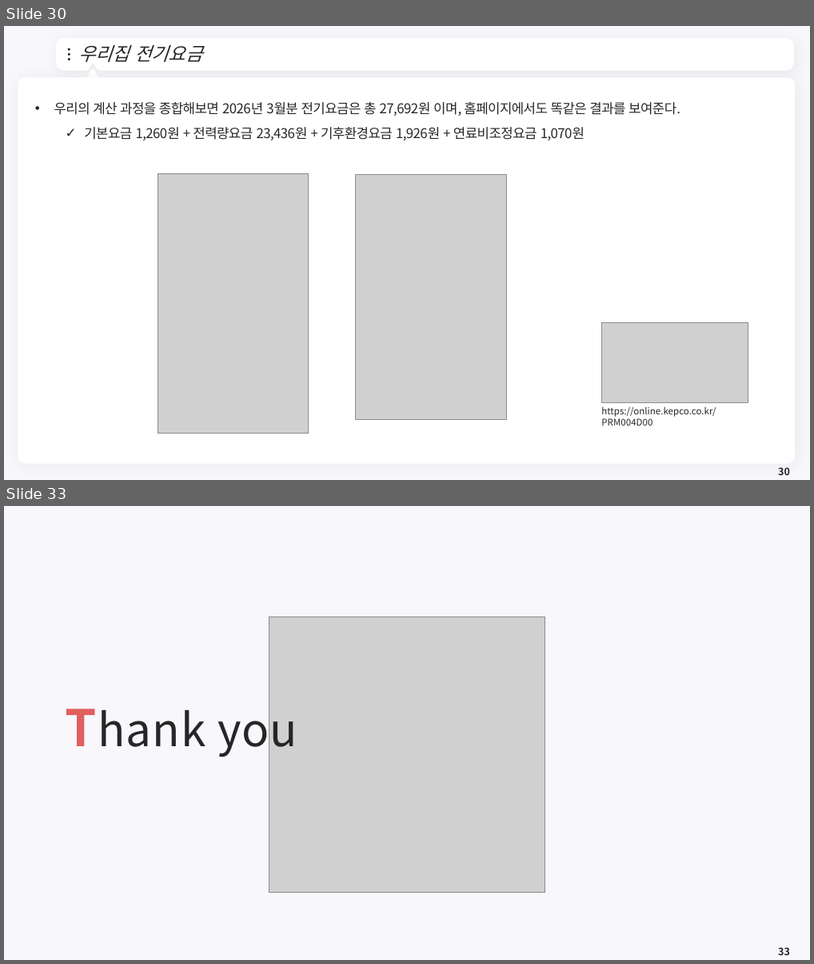
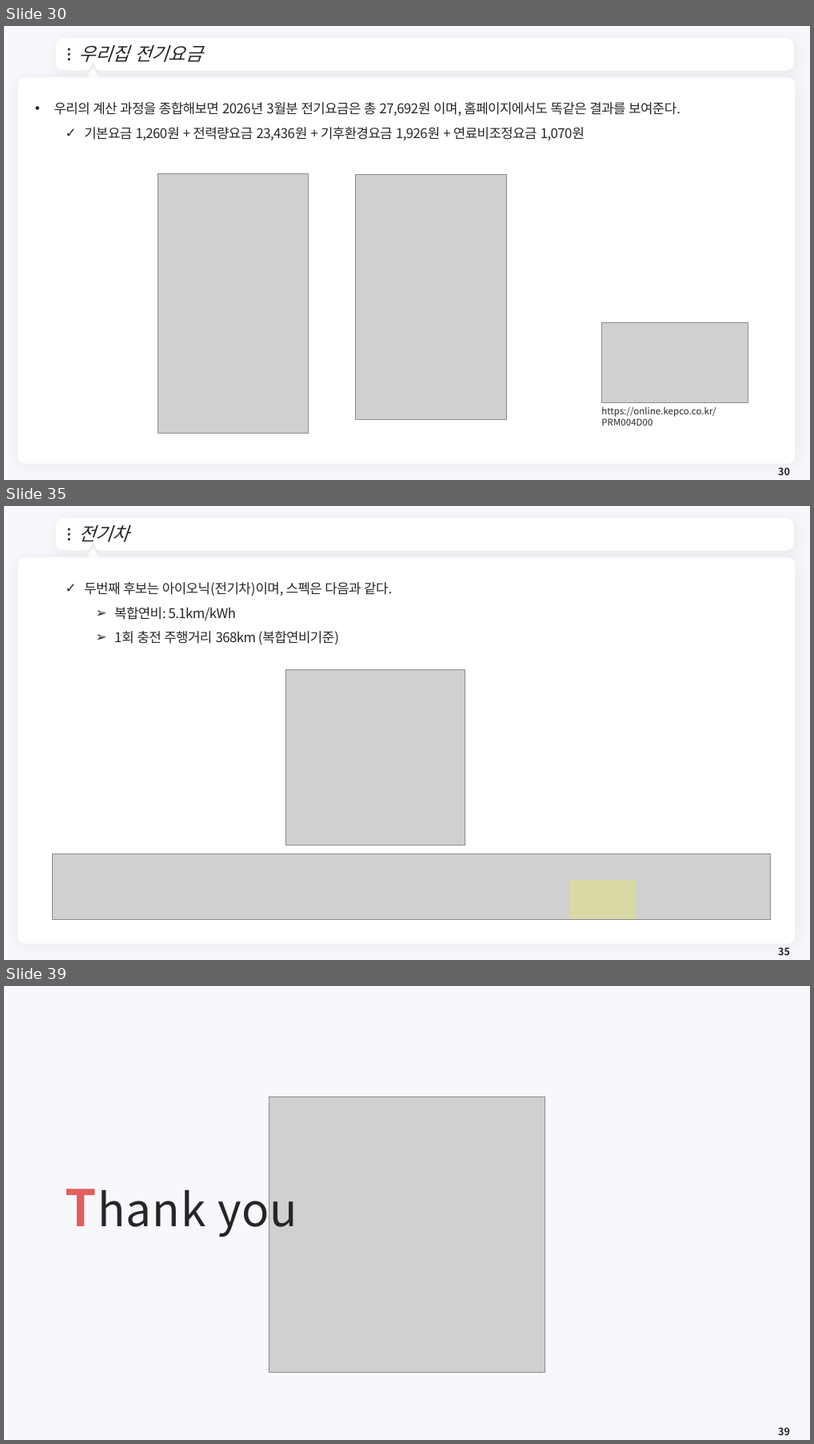
Before and after one commit to meandthey/Teaching, a slide deck: 에너지경제학/자원에너지경제학_Chapter_1.pptx. Shown one above the other, each under a label of ours: slides 30 and 33 before the commit, slides 30, 35 and 39 after it; the slides between them are not shown. The pictures are 814x964 and 814x1444 pixels, drawn with LibreOffice and Linux fonts; fonts in the diff are those of the drawing; grey boxes stand for pictures; background and template pictures are left out. Boxes give left, top, right and bottom in pixels: in the first picture for what was removed or moved away, otherwise in the second. Text is boxed around its words. In the diff, an @@ line names an element or a change of style, - is before the commit and + after.

```diff
--- a/에너지경제학/자원에너지경제학_Chapter_1.pptx
+++ b/에너지경제학/자원에너지경제학_Chapter_1.pptx
@@ slide 35 added at (4,506,810,960), background #F8F7FC; not listed: 7 template elements that a slide beside it also shows @@
@@ title added at (78,525,130,542), 22 pt, text #262626, italic @@
+전기차
@@ text added at (84,582,392,644), 16 pt, text #262626 @@
+  ✓ 두번째 후보는 아이오닉(전기차)이며, 스펙은 다음과 같다.
+    ➢ 복합연비: 5.1km/kWh
+    ➢ 1회 충전 주행거리 368km (복합연비기준)
@@ picture added at (286,669,465,844) @@
@@ picture added at (52,854,770,919) @@
@@ rectangle added at (570,880,637,919), fill #FFFF00 at 20% opacity @@
@@ page number added at (778,947,790,955), 12 pt, text #262626, bold @@
+35
@@ what was slide 33 is now slide 39 @@
@@ page number at (778,1427,790,1435): text changed @@
-33
+39
```
Also in this commit, not shown: 1 slide changed, 6 other slides added, 1 slide removed, 1 other file.
